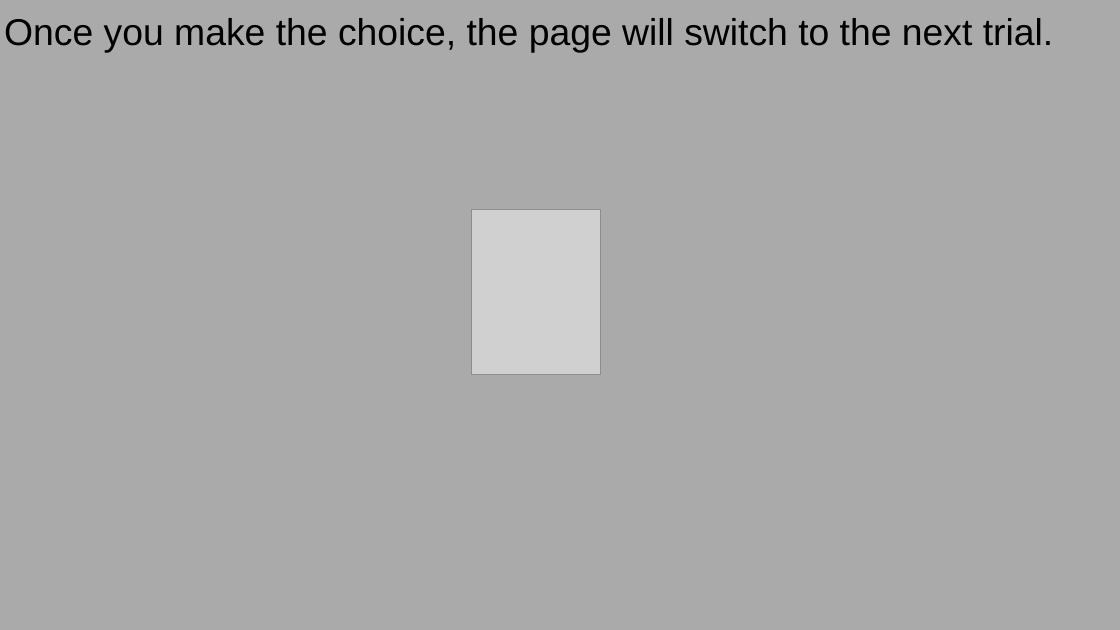
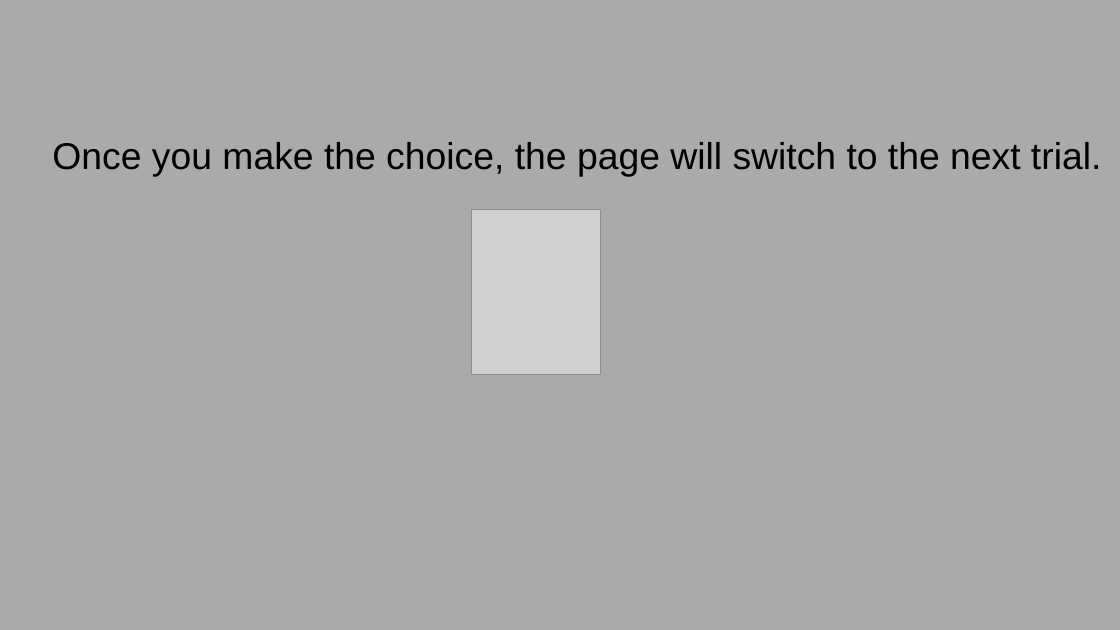
Before and after one commit to GoldenbergLab/task-sequential-faces-emotion-estimation, a slide deck: slide 6 of img/ins_single_face/instructions1.4.19.pptx (slide 5 before the commit). Drawn at 1120x630 pixels with LibreOffice and Linux fonts; fonts in the diff are those of the drawing; grey boxes stand for pictures. Boxes give left, top, right and bottom in pixels: in the first picture for what was removed or moved away, otherwise in the second. Text is boxed around its words. In the diff, an @@ line names an element or a change of style, - is before the commit and + after.

```diff
--- a/img/ins_single_face/instructions1.4.19.pptx
+++ b/img/ins_single_face/instructions1.4.19.pptx
@@ title "Once you make the choice, ...": place and size @@
-title "Once you make the choice, ..." at <box>4,18,1053,53</box>
+title "Once you make the choice, ..." at <box>52,142,1101,177</box>
```
Also in this commit, not shown: 3 other slides changed, 1 slide added, 12 other files.
